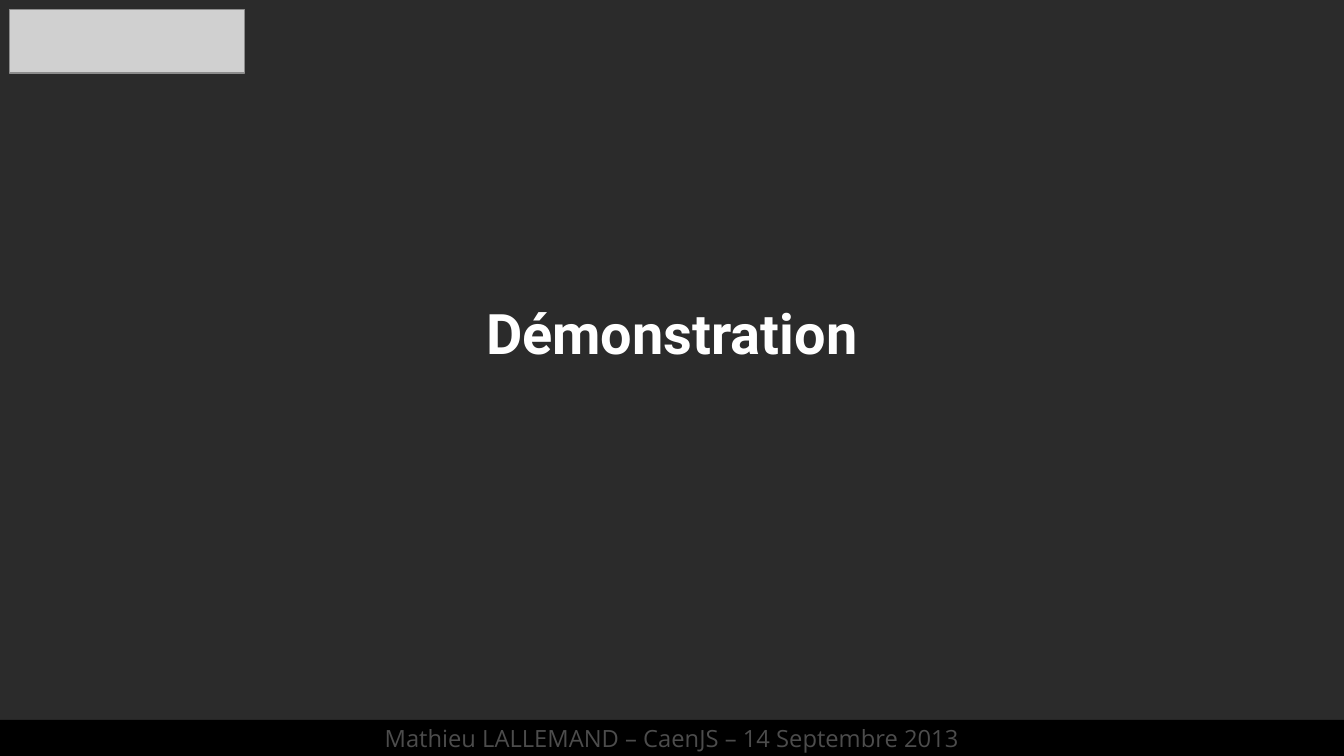
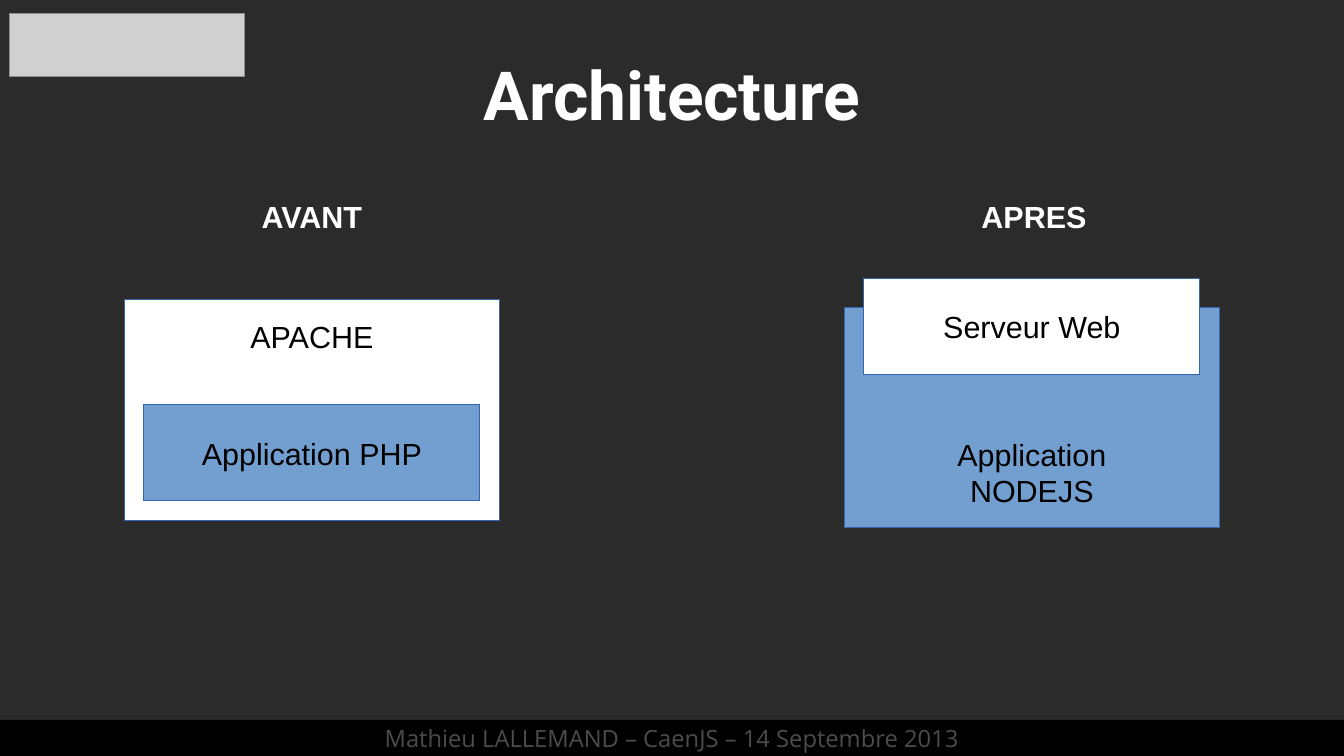
Before and after one commit to lalmat/CaenJS, a slide deck: slide 3 of Présentation/CaenJS - nodeJS.odp (slide 19 before the commit). Drawn at 1344x756 pixels with LibreOffice and Linux fonts; fonts in the diff are those of the drawing; grey boxes stand for pictures; background and template pictures are left out; a plain dark background stands for a picture behind light text. Boxes give left, top, right and bottom in pixels: in the first picture for what was removed or moved away, otherwise in the second. Text is boxed around its words. In the diff, an @@ line names an element or a change of style, - is before the commit and + after.

```diff
--- a/Présentation/CaenJS - nodeJS.odp
+++ b/Présentation/CaenJS - nodeJS.odp
@@ picture: place and size @@
-picture at box(10, 10, 245, 73)
+picture at box(10, 13, 245, 77)
@@ title added at box(483, 69, 860, 121), 40 pt, text #FFFFFF, bold @@
+Architecture
@@ text added at box(262, 207, 362, 228), 18 pt, text #FFFFFF, bold @@
+AVANT
@@ text added at box(981, 206, 1086, 229), 18 pt, text #FFFFFF, bold @@
+APRES
@@ rectangle added at box(865, 278, 1201, 374), fill #FFFFFF, outline #3465AF 0 pt, 18 pt, text #000000 @@
+Serveur Web
@@ rectangle added at box(124, 300, 499, 521), fill #FFFFFF, outline #3465AF 0 pt, 18 pt, text #000000 @@
+APACHE
@@ title removed at box(486, 312, 857, 355) @@
-Démonstration
@@ rectangle added at box(845, 307, 1220, 528), fill #729FCF, outline #3465AF 0 pt, 18 pt, text #000000 @@
+Application
+NODEJS
@@ rectangle added at box(144, 405, 481, 501), fill #729FCF, outline #3465AF 0 pt, 18 pt, text #000000 @@
+Application PHP
```
Also in this commit, not shown: 13 other slides changed, 2 slides removed.
